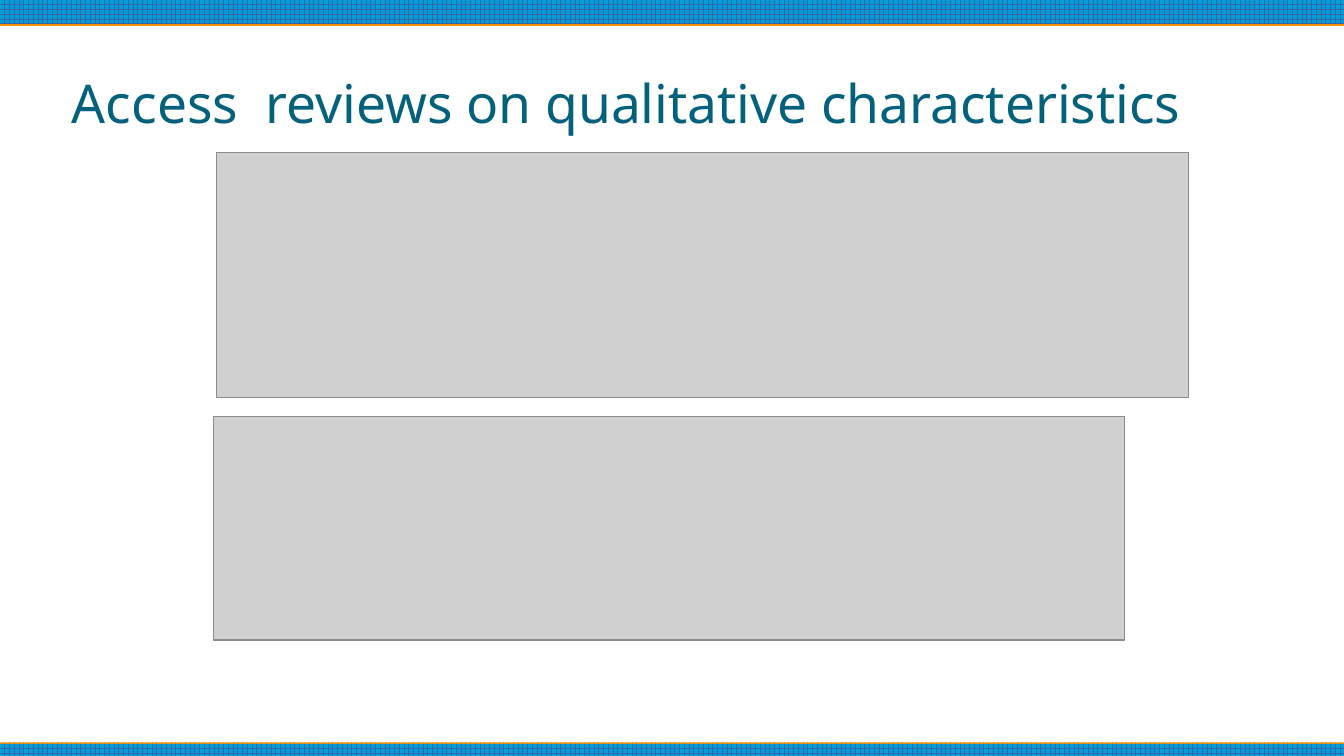
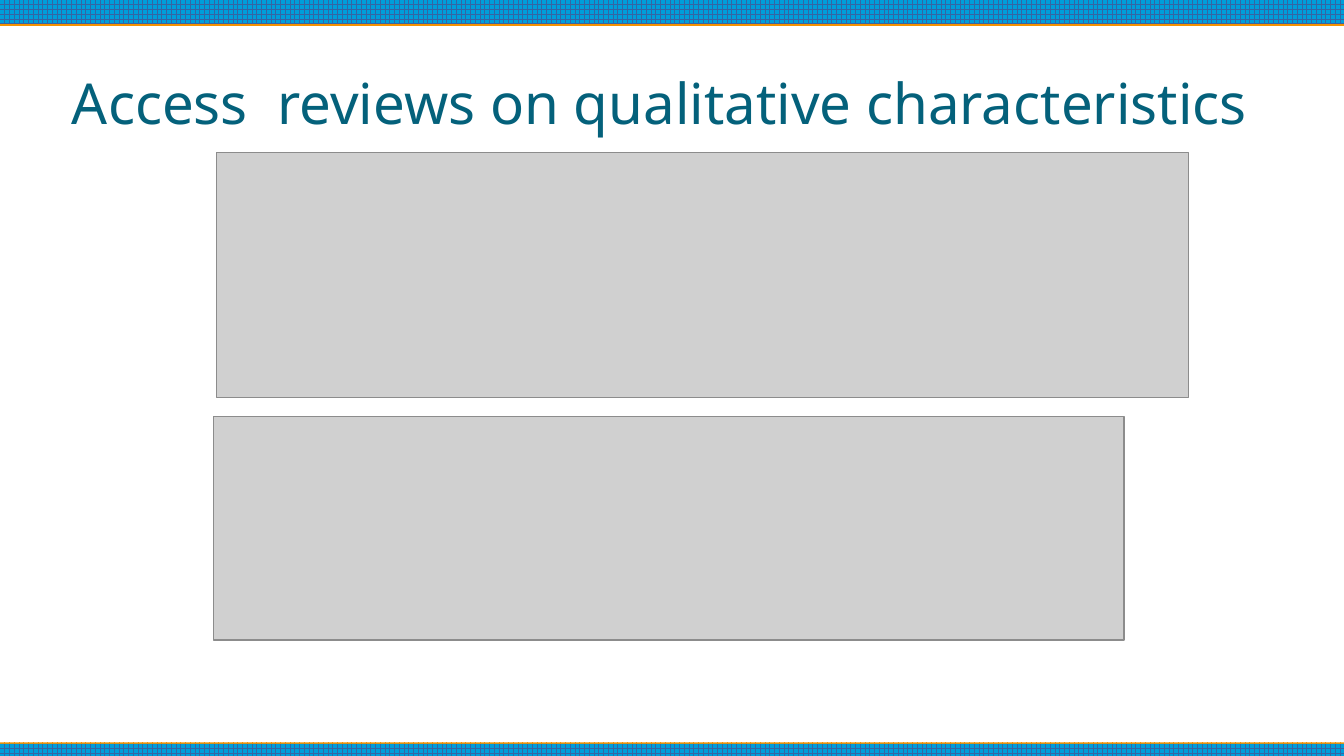
Before and after one commit to alexandraseg/airbnb-EDA, a slide deck: slide 6 of 4.presentation/presentation.pptx. Drawn at 1344x756 pixels with LibreOffice and Linux fonts; fonts in the diff are those of the drawing; grey boxes stand for pictures. Boxes give left, top, right and bottom in pixels: in the first picture for what was removed or moved away, otherwise in the second. Text is boxed around its words. In the diff, an @@ line names an element or a change of style, - is before the commit and + after.

```diff
--- a/4.presentation/presentation.pptx
+++ b/4.presentation/presentation.pptx
@@ title "Access reviews on qualitative characteristics" at <box>72,81,1247,138</box>: size 31.5 to 33.3 pt @@
```
Also in this commit, not shown: 4 other slides changed, 1 other file.
